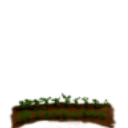
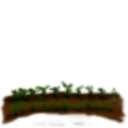
Revision of a layered 128×128 image; what changed, layer by layer:
painted on "Fons" over (0, 79, 128, 128)
